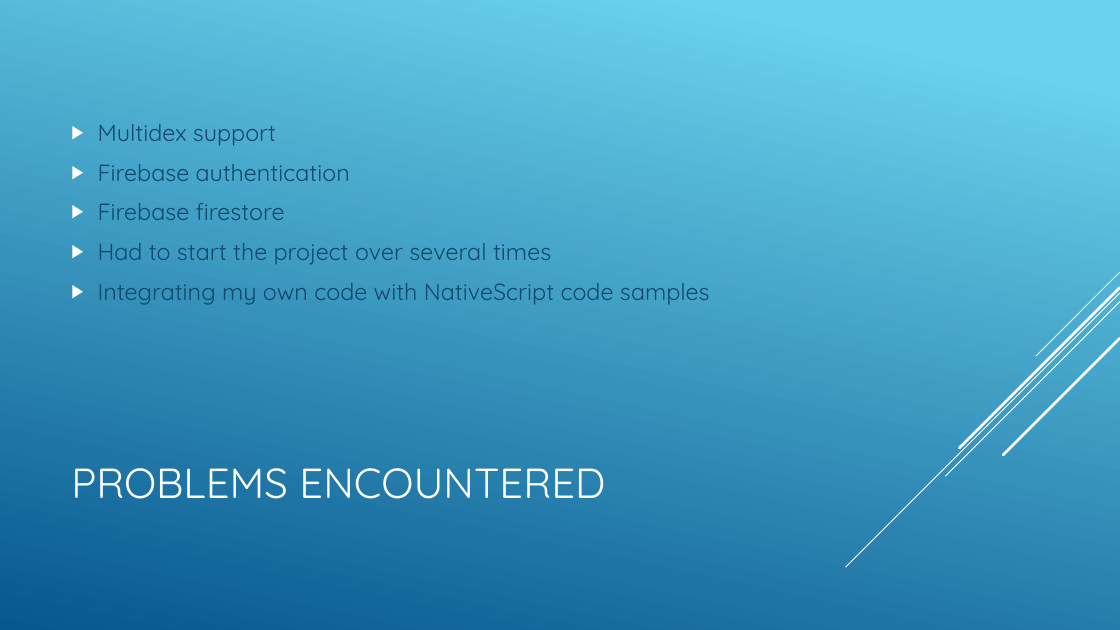
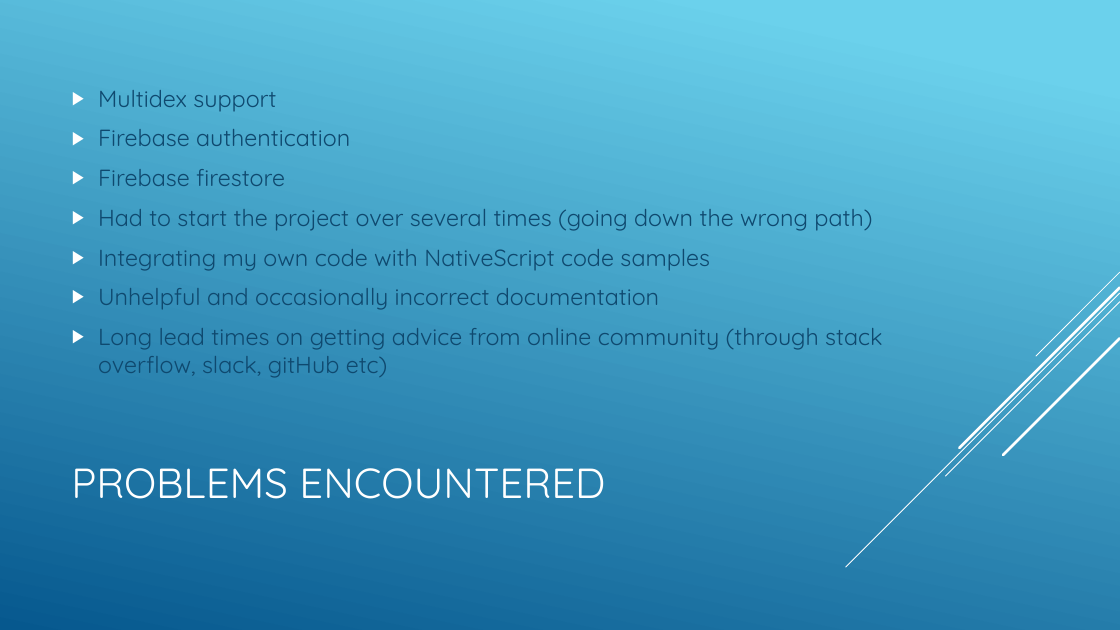
Before and after one commit to rakoc001/EAMS-Prototype-Asset-Survey-App, a slide deck: slide 5 of PrototypeAssetSurveyAppDrawer/_Demo Presentation Materials/Eams Presentation Outline.pptx (slide 9 before the commit). Drawn at 1120x630 pixels with LibreOffice and Linux fonts; fonts in the diff are those of the drawing. Boxes give left, top, right and bottom in pixels: in the first picture for what was removed or moved away, otherwise in the second. Text is boxed around its words. In the diff, an @@ line names an element or a change of style, - is before the commit and + after.

```diff
--- a/PrototypeAssetSurveyAppDrawer/_Demo Presentation Materials/Eams Presentation Outline.pptx
+++ b/PrototypeAssetSurveyAppDrawer/_Demo Presentation Materials/Eams Presentation Outline.pptx
@@ text at box(98, 209, 872, 231): text changed @@
-▶ Had to start the project over several times
+▶ Had to start the project over several times (going down the wrong path)
@@ text at box(98, 288, 882, 378): paragraphs added @@
+▶ Unhelpful and occasionally incorrect documentation
+▶ Long lead times on getting advice from online community (through stack overflow, slack, gitHub etc)
```
Also in this commit, not shown: 3 other slides changed, 1 slide added, 1 slide removed.
